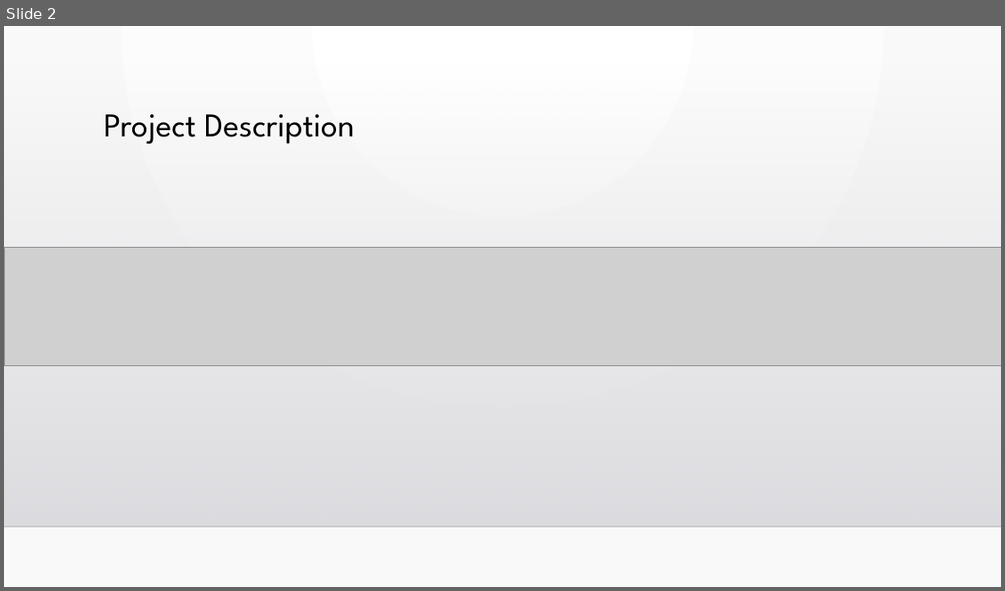
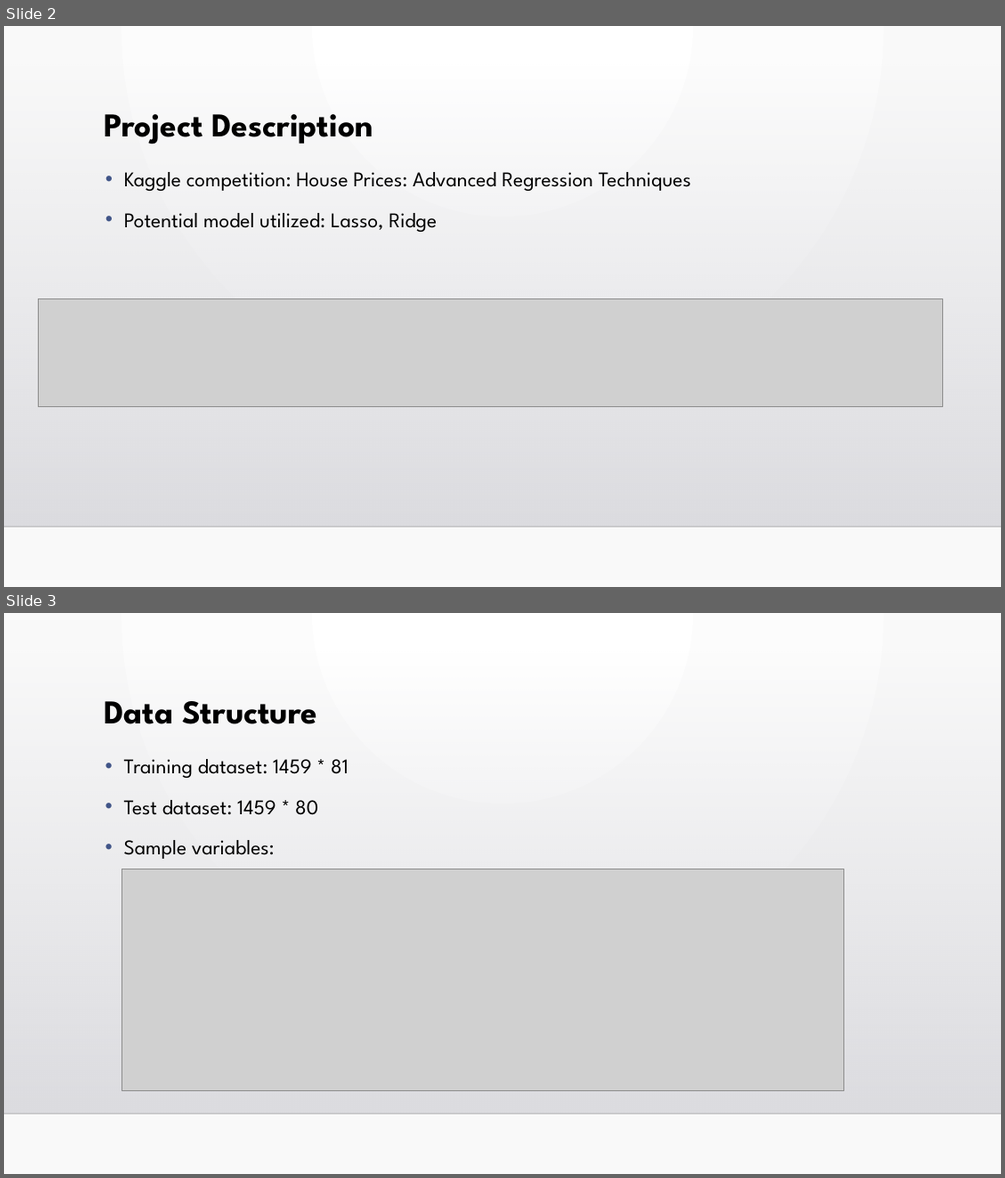
Before and after one commit to MarkJINi37/QF624-Machine-Learning, a slide deck: Proposal/Proposal.pptx. Shown one above the other, each under a label of ours: slide 2 before the commit, slides 2 and 3 after it. The pictures are 1005x591 and 1005x1178 pixels, drawn with LibreOffice and Linux fonts; fonts in the diff are those of the drawing; grey boxes stand for pictures; background and template pictures are left out. Boxes give left, top, right and bottom in pixels: in the first picture for what was removed or moved away, otherwise in the second. Text is boxed around its words. In the diff, an @@ line names an element or a change of style, - is before the commit and + after.

```diff
--- a/Proposal/Proposal.pptx
+++ b/Proposal/Proposal.pptx
@@ slide 3 added at [4,613,1001,1174], background gradient #FFFFFF to #FAFAFA; not listed: 2 template elements that a slide beside it also shows @@
@@ title added at [104,701,317,724], 32 pt, text #000000, bold @@
+Data Structure
@@ text added at [124,759,348,859], 20 pt, text #000000 @@
+• Training dataset: 1459 * 81
+• Test dataset: 1459 * 80
+• Sample variables:
@@ picture added at [121,868,844,1090] @@
@@ slide 2 changed as well @@
@@ title "Project Description" at [104,114,373,144]: bold on @@
@@ text added at [124,172,691,232], 20 pt, text #000000 @@
+• Kaggle competition: House Prices: Advanced Regression Techniques
+• Potential model utilized: Lasso, Ridge
@@ picture: place and size @@
-picture at [4,248,1001,365]
+picture at [39,299,943,406]
```
Also in this commit, not shown: 1 other slide changed, 4 other slides added, 3 slides removed.
